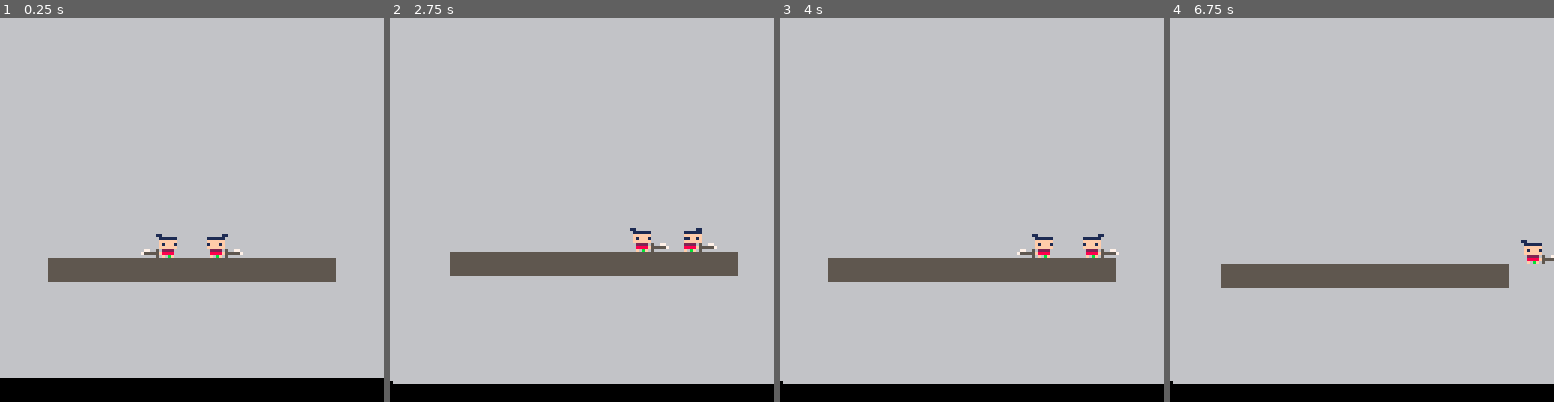
Above: before the commit, frames 1-4 (left to right).
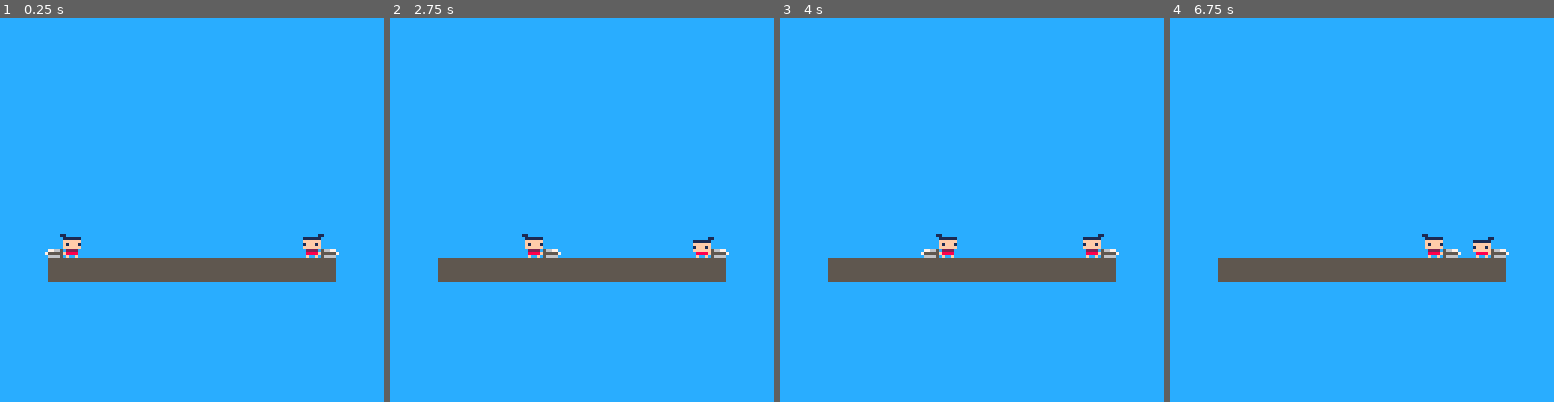
Above: after the commit, the same moments.

Repository: Wagomu056/chanbara
Game: PICO-8 cartridge chanbara.p8
Two runs of this game, one before a commit and one after it. Both use one fixed random seed, a clock stepped at 60 frames per second and the inputs below.
Inputs:
- Up to frame 1 (0.25 s): no input
- Up to frame 2 (2.75 s): tap X (X key) at 0.33, 1.07, 1.85 s; tap O (Z key) at 0.7, 1.7, 2.1, 2.5 s
- Up to frame 3 (4 s): tap O (Z key) at 2.9, 3.3, 3.7 s; tap X (X key) at 2.97 s
- Up to frame 4 (6.75 s): tap X (X key) at 4.08, 5.2, 6.32 s; tap O (Z key) every 0.4 s from 4.1 to 6.5 s

The runs differ from the first frame. In frame 1, 95% of the frame differs, in the area x 0-100%, y 0-100%; in frame 2, 97%; in frame 3, 95%; in frame 4, 96%.

Commit message:
背景色を空色に変更

Diff:
--- a/chanbara.p8
+++ b/chanbara.p8
@@ -107,7 +107,7 @@
 anim_table["pl_idle"]
 = anim.data.new({0,1},1,1,{0.5,0.5},{0,0},{nil,nil},true)
 anim_table["pl_slash"]
-= anim.data.new({2,3},1,1,{0.2,0.2},{0,8},{nil,"regist_atk"},false)
+= anim.data.new({2,3},1,1,{0.2,0.3},{0,8},{nil,"regist_atk"},false)
 anim_table["pl_damage"]
 = anim.data.new({5},1,1,{0.2},{-8},{nil},false)
 anim_table["pl_guard"]
@@ -115,7 +115,7 @@
 anim_table["pl_guard_scc"]
 = anim.data.new({7},1,1,{0.05},{0},{nil},false)
 anim_table["pl_reflect"]
-= anim.data.new({6},1,1,{0.4},{-8},{nil},false)
+= anim.data.new({6},1,1,{0.6},{-8},{nil},false)
 
 anim.controller = {}
 anim.controller.new = function(owner)
@@ -683,8 +683,10 @@
 			pl:init(i, directin)
 
 			local window_center = 64
-			--local gap = 40
-			local gap = 8
+
+			local gap = 40
+			--local gap = 8
+
 			if directin == "right" then
 				gap *= -1
 			end
@@ -731,7 +733,6 @@
 
 -- global --
 local map_info = act.map_info.new()
---local player = act.player.new()
 local player_list = sys.player_list.new()
 
 -- system --
@@ -754,7 +755,7 @@
 
 	-- dbg
 	--hit_checker:debug_draw()
-	player_list:dbg_draw_pos()
+	--player_list:dbg_draw_pos()
 	dbg_print:draw()
 end
 
@@ -823,31 +824,32 @@
 00000000000000000000000000000000000000000000000000000000000000000000000000000000000000000000000000000000000000000000000000000000
 00000000000000000000000000000000000000000000000000000000000000000000000000000000000000000000000000000000000000000000000000000000
 00000000000000000000000000000000000000000000000000000000000000000000000000000000000000000000000000000000000000000000000000000000
-55555555666666660000000000000000000000000000000000000000000000000000000000000000000000000000000000000000000000000000000000000000
-55555555666666660000000000000000000000000000000000000000000000000000000000000000000000000000000000000000000000000000000000000000
-55555555666666660000000000000000000000000000000000000000000000000000000000000000000000000000000000000000000000000000000000000000
-55555555666666660000000000000000000000000000000000000000000000000000000000000000000000000000000000000000000000000000000000000000
-55555555666666660000000000000000000000000000000000000000000000000000000000000000000000000000000000000000000000000000000000000000
-55555555666666660000000000000000000000000000000000000000000000000000000000000000000000000000000000000000000000000000000000000000
-55555555666666660000000000000000000000000000000000000000000000000000000000000000000000000000000000000000000000000000000000000000
-55555555666666660000000000000000000000000000000000000000000000000000000000000000000000000000000000000000000000000000000000000000
+55555555cccccccc0000000000000000000000000000000000000000000000000000000000000000000000000000000000000000000000000000000000000000
+55555555cccccccc0000000000000000000000000000000000000000000000000000000000000000000000000000000000000000000000000000000000000000
+55555555cccccccc0000000000000000000000000000000000000000000000000000000000000000000000000000000000000000000000000000000000000000
+55555555cccccccc0000000000000000000000000000000000000000000000000000000000000000000000000000000000000000000000000000000000000000
+55555555cccccccc0000000000000000000000000000000000000000000000000000000000000000000000000000000000000000000000000000000000000000
+55555555cccccccc0000000000000000000000000000000000000000000000000000000000000000000000000000000000000000000000000000000000000000
+55555555cccccccc0000000000000000000000000000000000000000000000000000000000000000000000000000000000000000000000000000000000000000
+55555555cccccccc0000000000000000000000000000000000000000000000000000000000000000000000000000000000000000000000000000000000000000
 __gff__
 0000000000000000000000000000000000000000000000000000000000000000000000000000000000000000000000000000000000000000000000000000000000000000000000000000000000000000000000000000000000000000000000000000000000000000000000000000000000000000000000000000000000000000
 0100000000000000000000000000000000000000000000000000000000000000000000000000000000000000000000000000000000000000000000000000000000000000000000000000000000000000000000000000000000000000000000000000000000000000000000000000000000000000000000000000000000000000
 __map__
-8181818181818181818181818181818100000000000000000000000000000000000000000000000000000000000000000000000000000000000000000000000000000000000000000000000000000000000000000000000000000000000000000000000000000000000000000000000000000000000000000000000000000000
-8181818181818181818181818181818100000000000000000000000000000000000000000000000000000000000000000000000000000000000000000000000000000000000000000000000000000000000000000000000000000000000000000000000000000000000000000000000000000000000000000000000000000000
-8181818181818181818181818181818100000000000000000000000000000000000000000000000000000000000000000000000000000000000000000000000000000000000000000000000000000000000000000000000000000000000000000000000000000000000000000000000000000000000000000000000000000000
-8181818181818181818181818181818100000000000000000000000000000000000000000000000000000000000000000000000000000000000000000000000000000000000000000000000000000000000000000000000000000000000000000000000000000000000000000000000000000000000000000000000000000000
-8181818181818181818181818181818100000000000000000000000000000000000000000000000000000000000000000000000000000000000000000000000000000000000000000000000000000000000000000000000000000000000000000000000000000000000000000000000000000000000000000000000000000000
-8181818181818181818181818181818100000000000000000000000000000000000000000000000000000000000000000000000000000000000000000000000000000000000000000000000000000000000000000000000000000000000000000000000000000000000000000000000000000000000000000000000000000000
-8181818181818181818181818181818100000000000000000000000000000000000000000000000000000000000000000000000000000000000000000000000000000000000000000000000000000000000000000000000000000000000000000000000000000000000000000000000000000000000000000000000000000000
-8181818181818181818181818181818182000000000000000000000000000000000000000000000000000000000000000000000000000000000000000000000000000000000000000000000000000000000000000000000000000000000000000000000000000000000000000000000000000000000000000000000000000000
-8181818181818181818181818181818182000000000000000000000000000000000000000000000000000000000000000000000000000000000000000000000000000000000000000000000000000000000000000000000000000000000000000000000000000000000000000000000000000000000000000000000000000000
-8181818181818181818181818181818182000000000000000000000000000000000000000000000000000000000000000000000000000000000000000000000000000000000000000000000000000000000000000000000000000000000000000000000000000000000000000000000000000000000000000000000000000000
-8181808080808080808080808080818182000000000000000000000000000000000000000000000000000000000000000000000000000000000000000000000000000000000000000000000000000000000000000000000000000000000000000000000000000000000000000000000000000000000000000000000000000000
-8181818181818181818181818181818100000000000000000000000000000000000000000000000000000000000000000000000000000000000000000000000000000000000000000000000000000000000000000000000000000000000000000000000000000000000000000000000000000000000000000000000000000000
-8181818181818181818181818181818100000000000000000000000000000000000000000000000000000000000000000000000000000000000000000000000000000000000000000000000000000000000000000000000000000000000000000000000000000000000000000000000000000000000000000000000000000000
-8181818181818181818181818181818100000000000000000000000000000000000000000000000000000000000000000000000000000000000000000000000000000000000000000000000000000000000000000000000000000000000000000000000000000000000000000000000000000000000000000000000000000000
-8181818181818181818181818181818100000000000000000000000000000000000000000000000000000000000000000000000000000000000000000000000000000000000000000000000000000000000000000000000000000000000000000000000000000000000000000000000000000000000000000000000000000000
-000000000000000000000000000000ff00000000000000000000000000000000000000000000000000000000000000000000000000000000000000000000000000000000000000000000000000000000000000000000000000000000000000000000000000000000000000000000000000000000000000000000000000000000
+8181818181818181818181818181818181810000000000000000000000000000000000000000000000000000000000000000000000000000000000000000000000000000000000000000000000000000000000000000000000000000000000000000000000000000000000000000000000000000000000000000000000000000
+8181818181818181818181818181818181810000000000000000000000000000000000000000000000000000000000000000000000000000000000000000000000000000000000000000000000000000000000000000000000000000000000000000000000000000000000000000000000000000000000000000000000000000
+8181818181818181818181818181818181810000000000000000000000000000000000000000000000000000000000000000000000000000000000000000000000000000000000000000000000000000000000000000000000000000000000000000000000000000000000000000000000000000000000000000000000000000
+8181818181818181818181818181818181810000000000000000000000000000000000000000000000000000000000000000000000000000000000000000000000000000000000000000000000000000000000000000000000000000000000000000000000000000000000000000000000000000000000000000000000000000
+8181818181818181818181818181818181810000000000000000000000000000000000000000000000000000000000000000000000000000000000000000000000000000000000000000000000000000000000000000000000000000000000000000000000000000000000000000000000000000000000000000000000000000
+8181818181818181818181818181818181810000000000000000000000000000000000000000000000000000000000000000000000000000000000000000000000000000000000000000000000000000000000000000000000000000000000000000000000000000000000000000000000000000000000000000000000000000
+8181818181818181818181818181818181810000000000000000000000000000000000000000000000000000000000000000000000000000000000000000000000000000000000000000000000000000000000000000000000000000000000000000000000000000000000000000000000000000000000000000000000000000
+8181818181818181818181818181818181810000000000000000000000000000000000000000000000000000000000000000000000000000000000000000000000000000000000000000000000000000000000000000000000000000000000000000000000000000000000000000000000000000000000000000000000000000
+8181818181818181818181818181818181810000000000000000000000000000000000000000000000000000000000000000000000000000000000000000000000000000000000000000000000000000000000000000000000000000000000000000000000000000000000000000000000000000000000000000000000000000
+8181818181818181818181818181818181810000000000000000000000000000000000000000000000000000000000000000000000000000000000000000000000000000000000000000000000000000000000000000000000000000000000000000000000000000000000000000000000000000000000000000000000000000
+8181808080808080808080808080818181810000000000000000000000000000000000000000000000000000000000000000000000000000000000000000000000000000000000000000000000000000000000000000000000000000000000000000000000000000000000000000000000000000000000000000000000000000
+8181818181818181818181818181818181818100000000000000000000000000000000000000000000000000000000000000000000000000000000000000000000000000000000000000000000000000000000000000000000000000000000000000000000000000000000000000000000000000000000000000000000000000
+8181818181818181818181818181818181818100000000000000000000000000000000000000000000000000000000000000000000000000000000000000000000000000000000000000000000000000000000000000000000000000000000000000000000000000000000000000000000000000000000000000000000000000
+8181818181818181818181818181818181818100000000000000000000000000000000000000000000000000000000000000000000000000000000000000000000000000000000000000000000000000000000000000000000000000000000000000000000000000000000000000000000000000000000000000000000000000
+8181818181818181818181818181818181818100000000000000000000000000000000000000000000000000000000000000000000000000000000000000000000000000000000000000000000000000000000000000000000000000000000000000000000000000000000000000000000000000000000000000000000000000
+8181818181818181818181818181818181818100000000000000000000000000000000000000000000000000000000000000000000000000000000000000000000000000000000000000000000000000000000000000000000000000000000000000000000000000000000000000000000000000000000000000000000000000
+8181818181818181818181818181818181818100000000000000000000000000000000000000000000000000000000000000000000000000000000000000000000000000000000000000000000000000000000000000000000000000000000000000000000000000000000000000000000000000000000000000000000000000
